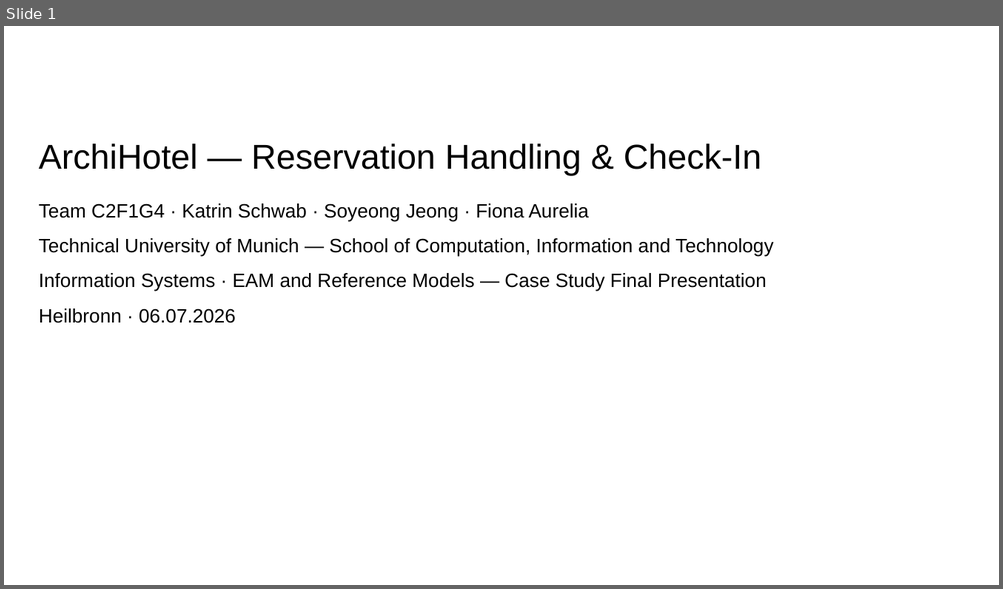
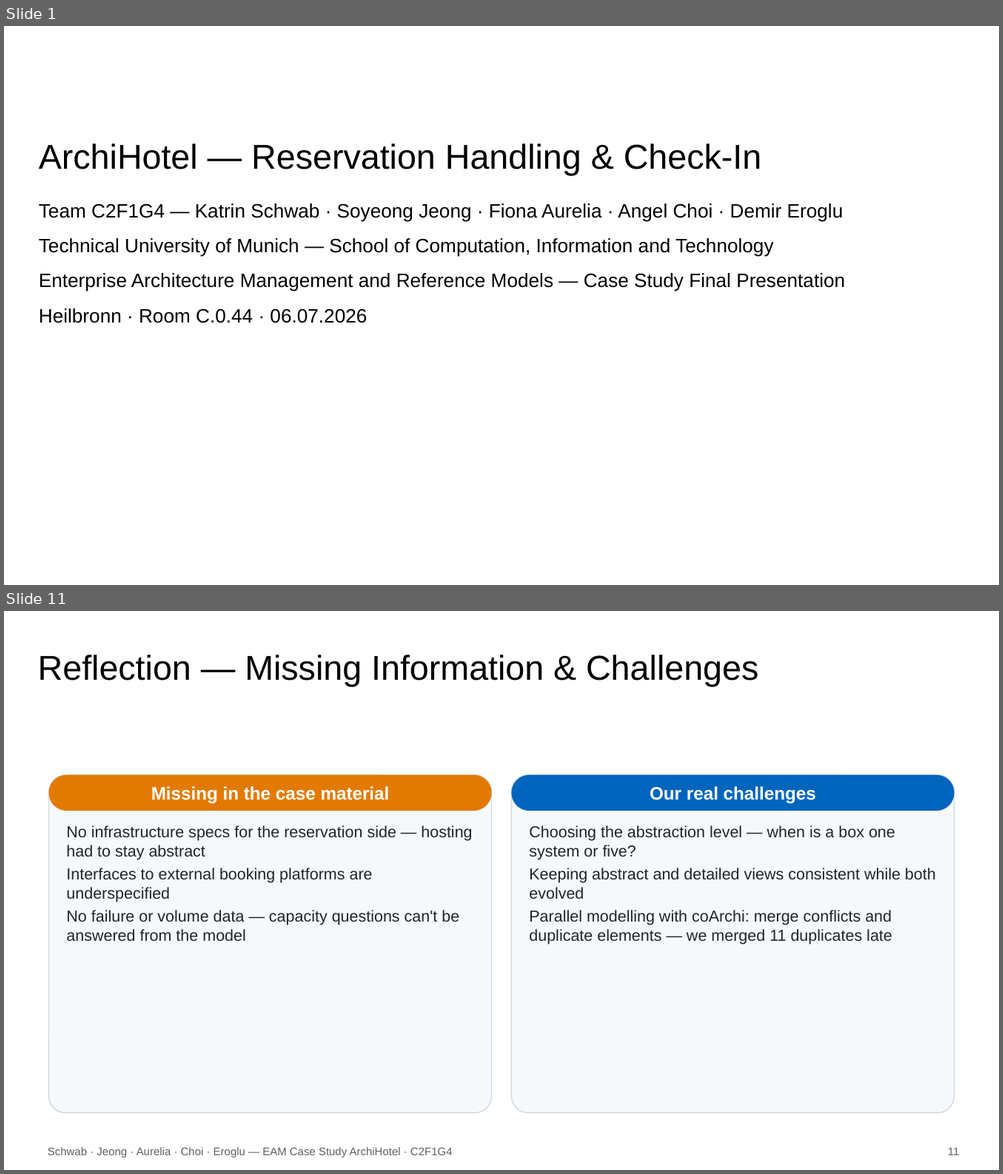
Before and after one commit to KatrinSchw/enterprise-architecture-model, a slide deck: slides/C2F1G4.pptx. Shown one above the other, each under a label of ours: slide 1 before the commit, slides 1 and 11 after it; the slides between them are not shown. The pictures are 1003x589 and 1003x1174 pixels, drawn with LibreOffice and Linux fonts; fonts in the diff are those of the drawing; background and template pictures are left out. Boxes give left, top, right and bottom in pixels: in the first picture for what was removed or moved away, otherwise in the second. Text is boxed around its words. In the diff, an @@ line names an element or a change of style, - is before the commit and + after.

```diff
--- a/slides/C2F1G4.pptx
+++ b/slides/C2F1G4.pptx
@@ slide 11 added at [4,611,999,1170], background #FFFFFF @@
@@ title added at [38,655,758,686], 25 pt, text #000000 @@
+Reflection — Missing Information & Challenges
@@ rounded rectangle added at [48,775,492,1113], fill #F6F9FC, outline #D0D8DF 0.75 pt @@
@@ rounded rectangle added at [48,775,492,811], fill #E37A00, 13 pt, text #FFFFFF, bold @@
+Missing in the case material
@@ rounded rectangle added at [511,775,954,1113], fill #F6F9FC, outline #D0D8DF 0.75 pt @@
@@ rounded rectangle added at [511,775,954,811], fill #0065BD, 13 pt, text #FFFFFF, bold @@
+Our real challenges
@@ text added at [66,826,472,941], 11.5 pt, text #20252A @@
+No infrastructure specs for the reservation side — hosting had to stay abstract
+Interfaces to external booking platforms are underspecified
+No failure or volume data — capacity questions can't be answered from the model
@@ text added at [529,826,936,945], 11.5 pt, text #20252A @@
+Choosing the abstraction level — when is a box one system or five?
+Keeping abstract and detailed views consistent while both evolved
+Parallel modelling with coArchi: merge conflicts and duplicate elements — we merged 11 duplicates late
@@ text added at [48,1147,452,1158], 8 pt, text #606060 @@
+Schwab · Jeong · Aurelia · Choi · Eroglu — EAM Case Study ArchiHotel · C2F1G4
@@ text added at [948,1147,959,1156], 8 pt, text #606060 @@
+11
@@ slide 1 changed as well @@
@@ text at [39,204,843,222]: text changed @@
-Team C2F1G4 · Katrin Schwab · Soyeong Jeong · Fiona Aurelia
+Team C2F1G4 — Katrin Schwab · Soyeong Jeong · Fiona Aurelia · Angel Choi · Demir Eroglu
@@ text at [39,273,845,323]: text changed @@
-Information Systems · EAM and Reference Models — Case Study Final Presentation
-Heilbronn · 06.07.2026
+Enterprise Architecture Management and Reference Models — Case Study Final Presentation
+Heilbronn · Room C.0.44 · 06.07.2026
```
Also in this commit, not shown: 13 other slides added, 8 slides removed, 5 other files.
